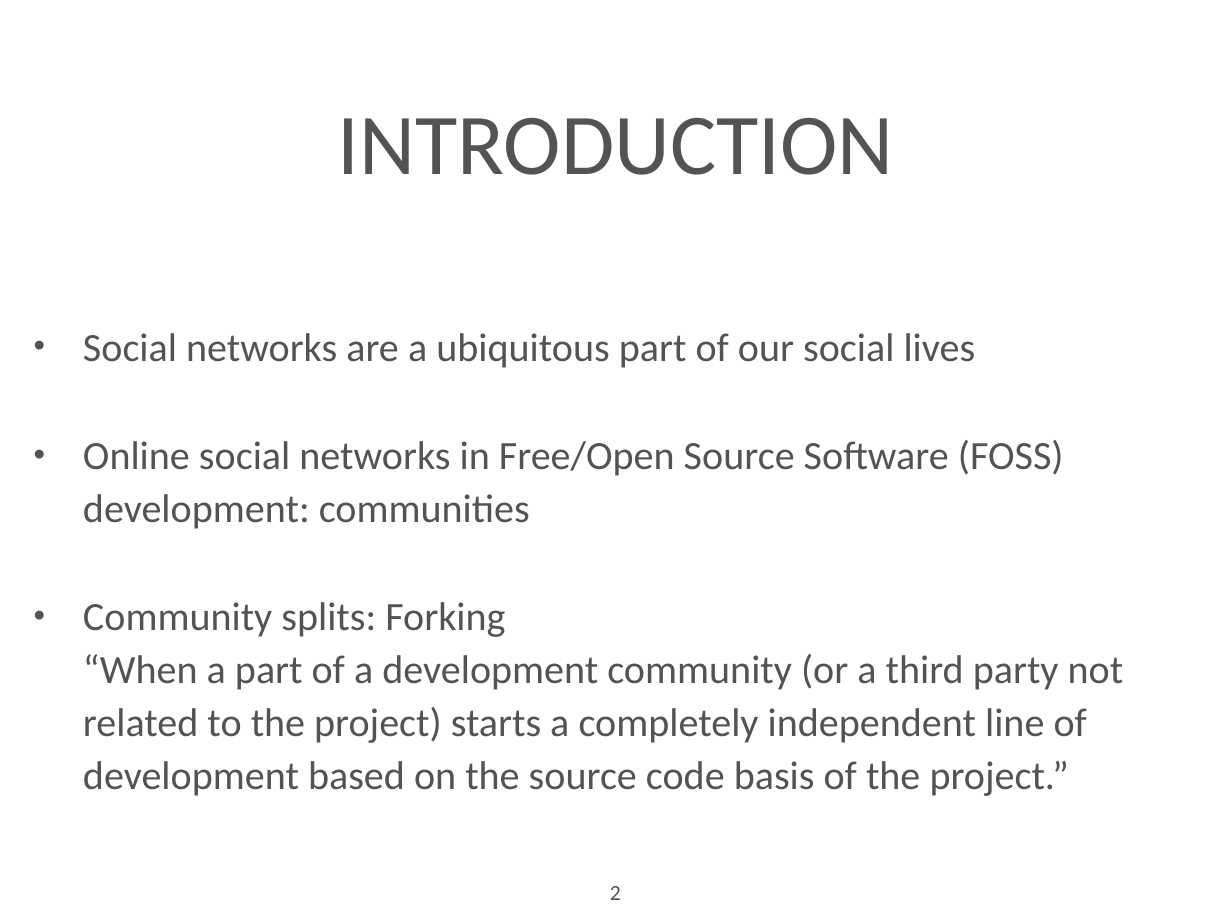
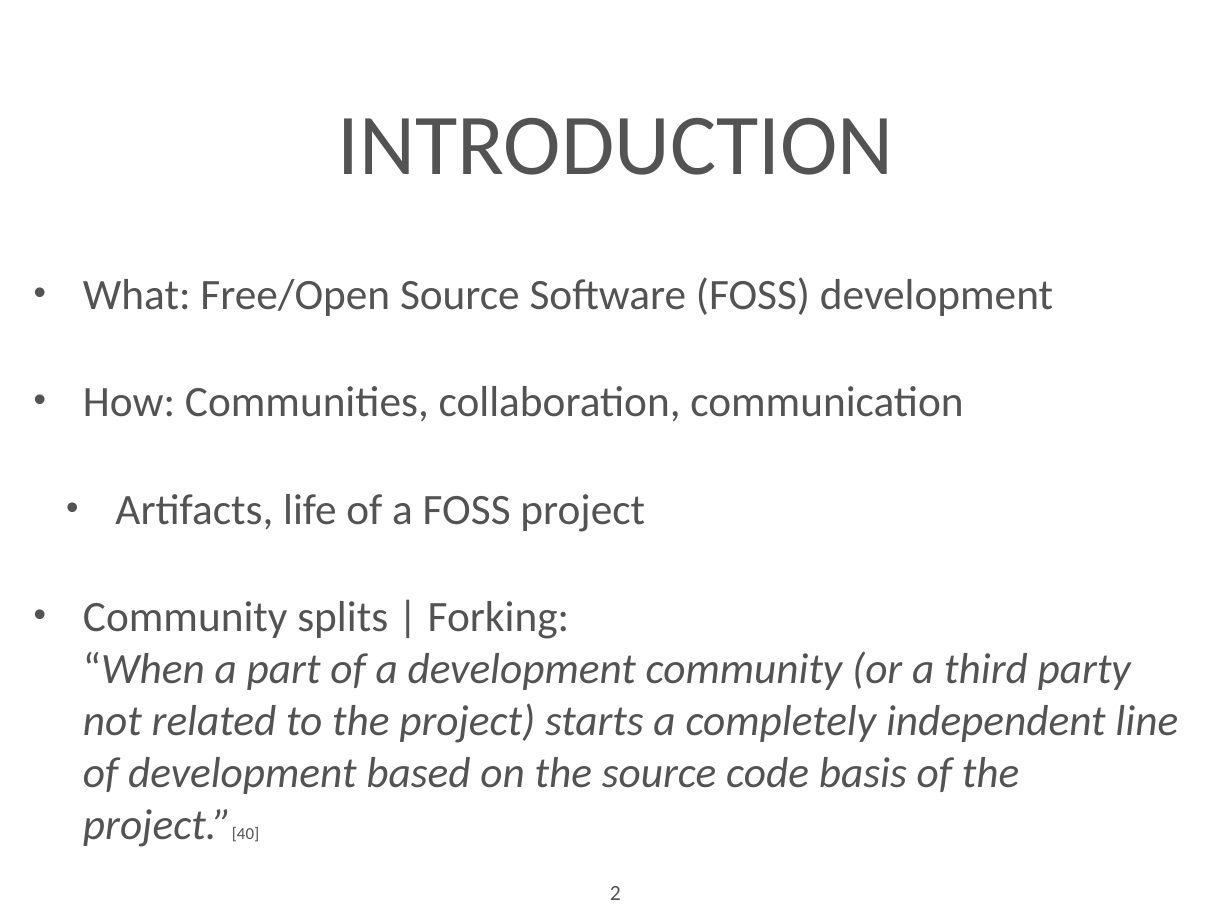
Before and after one commit to azarbakht/prelim_slides, a slide deck: slide 2 of Prelim_Slides_Amir.ppt. Drawn at 1232x924 pixels with LibreOffice and Linux fonts; fonts in the diff are those of the drawing; background and template pictures are left out. Boxes give left, top, right and bottom in pixels: in the first picture for what was removed or moved away, otherwise in the second. Text is boxed around its words. In the diff, an @@ line names an element or a change of style, - is before the commit and + after.

Commit message:
updated based on feedback from practice talk

```diff
--- a/Prelim_Slides_Amir.ppt
+++ b/Prelim_Slides_Amir.ppt
@@ text at (83, 277, 1178, 847): text changed; size 33.3 to 36 pt; italic on @@
-• Social networks are a ubiquitous part of our social lives
-• Online social networks in Free/Open Source Software (FOSS) development: communities
-• Community splits: Forking
-  “When a part of a development community (or a third party not related to the project) starts a completely independent line of development based on the source code basis of the project.”
+• What: Free/Open Source Software (FOSS) development
+• How: Communities, collaboration, communication
+      • Artifacts, life of a FOSS project
+• Community splits | Forking:
+  “When a part of a development community (or a third party not related to the project) starts a completely independent line of development based on the source code basis of the project.”[40]
```
Also in this commit, not shown: 13 other slides changed, 4 slides added, 3 slides removed, 1 other file.
